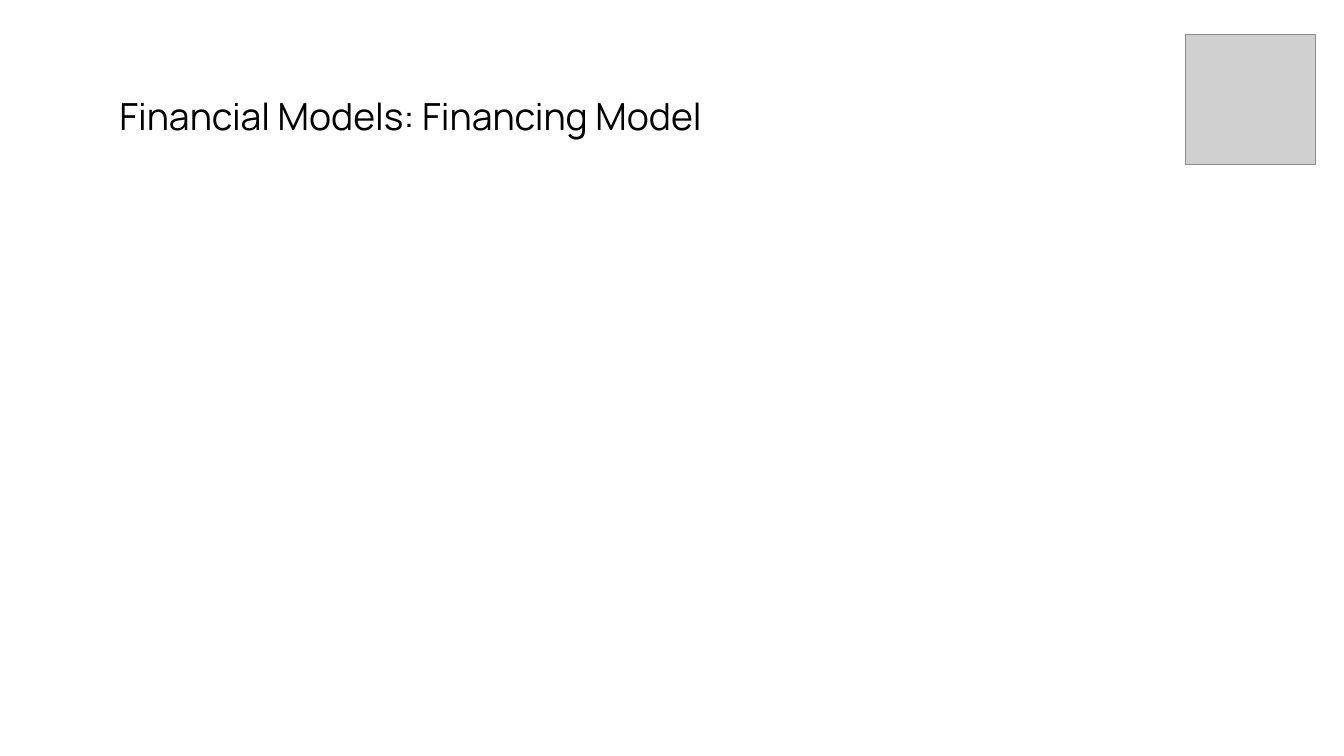
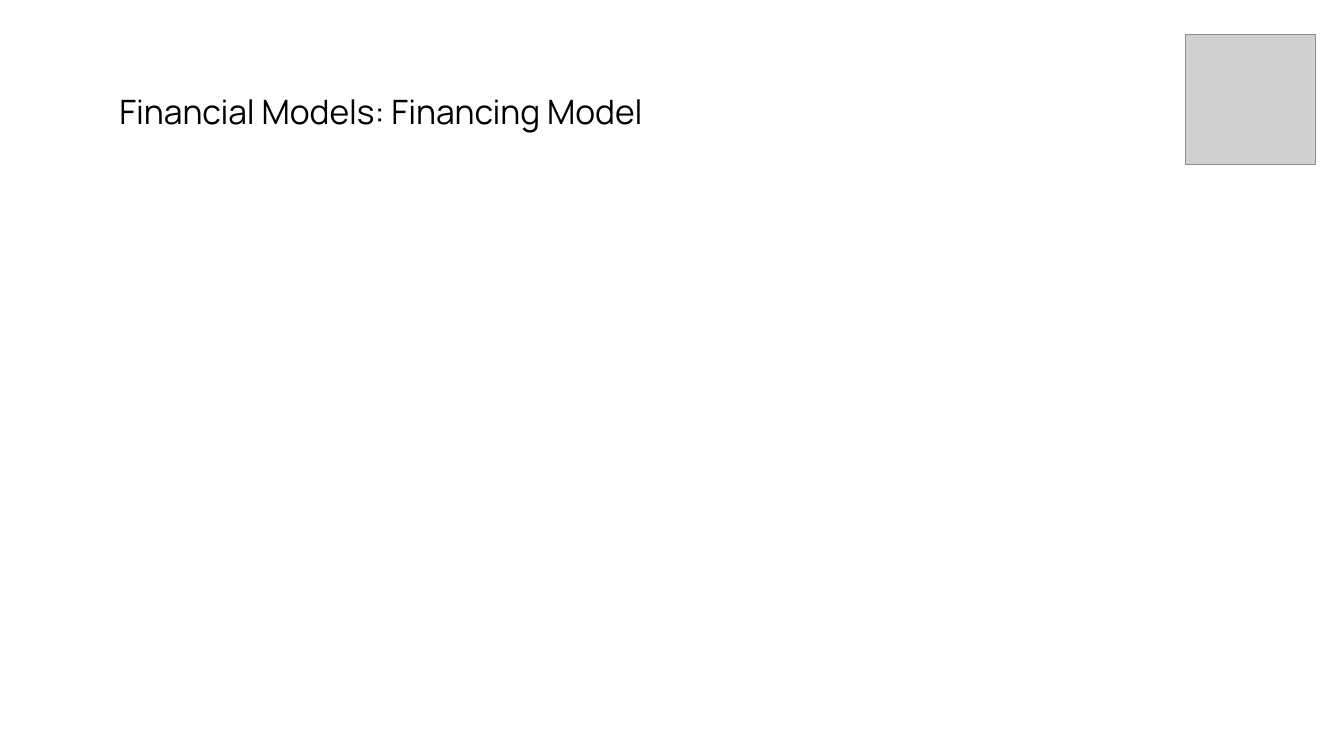
Before and after one commit to gasserahmed/VT-MIT, a slide deck: slide 6 of MGT5824-Tech-based Entrepreneurship/Assignments/Milestone #3 - Business Model Design & AI-powered Operating Models/gasser18-milestone3_slides.pptx. Drawn at 1344x756 pixels with LibreOffice and Linux fonts; fonts in the diff are those of the drawing; grey boxes stand for pictures. Boxes give left, top, right and bottom in pixels: in the first picture for what was removed or moved away, otherwise in the second. Text is boxed around its words. In the diff, an @@ line names an element or a change of style, - is before the commit and + after.

Commit message:
Finished business model canvas part (with recording) in Milestone 3

```diff
--- a/MGT5824-Tech-based Entrepreneurship/Assignments/Milestone #3 - Business Model Design & AI-powered Operating Models/gasser18-milestone3_slides.pptx
+++ b/MGT5824-Tech-based Entrepreneurship/Assignments/Milestone #3 - Business Model Design & AI-powered Operating Models/gasser18-milestone3_slides.pptx
@@ title "Financial Models: Financing Model" at <box>119,99,642,133</box>: size 20 to 18 pt @@
```
Also in this commit, not shown: 4 other slides changed, 2 slides added, 1 other file.
